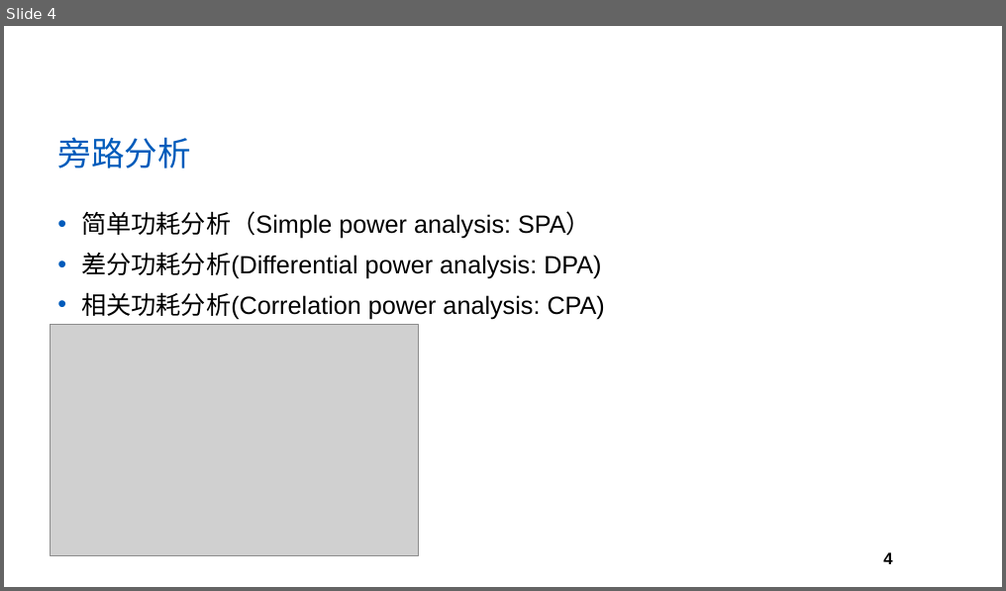
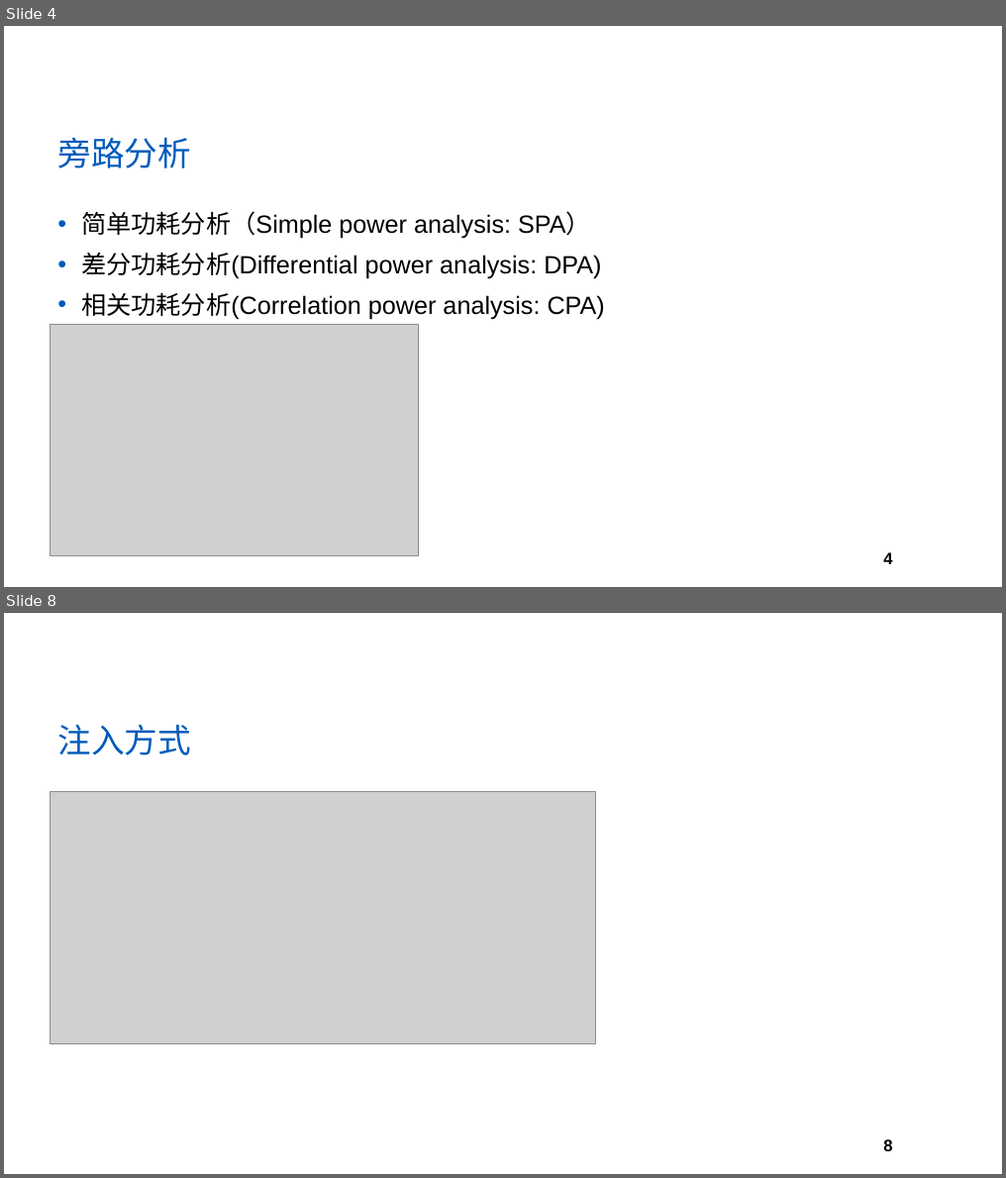
Before and after one commit to yberlin/hello-world, a slide deck: 网络与通信安全/PPT模板.pptx. Shown one above the other, each under a label of ours: slide 4 before the commit, slides 4 and 8 after it; the slides between them are not shown. The pictures are 1006x591 and 1006x1178 pixels, drawn with LibreOffice and Linux fonts; fonts in the diff are those of the drawing; grey boxes stand for pictures; background and template pictures are left out. Boxes give left, top, right and bottom in pixels: in the first picture for what was removed or moved away, otherwise in the second. Text is boxed around its words. In the diff, an @@ line names an element or a change of style, - is before the commit and + after.

```diff
--- a/网络与通信安全/PPT模板.pptx
+++ b/网络与通信安全/PPT模板.pptx
@@ slide 8 added at (x1=4, y1=613, x2=1002, y2=1174), background #FFFFFF; not listed: 1 template element that a slide beside it also shows @@
@@ title added at (x1=57, y1=724, x2=190, y2=756), 32 pt, text #005BBB @@
+注入方式
@@ picture added at (x1=51, y1=792, x2=595, y2=1045) @@
```
Also in this commit, not shown: 13 other slides added.
